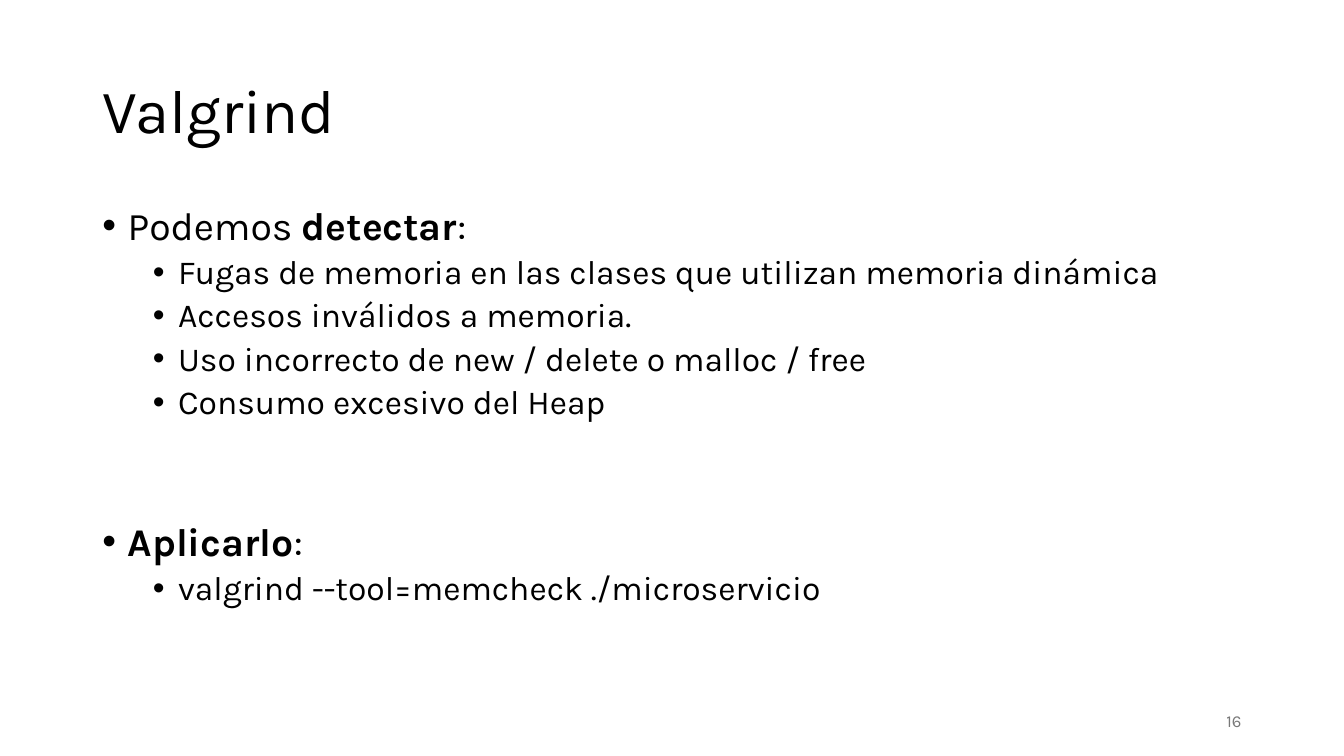
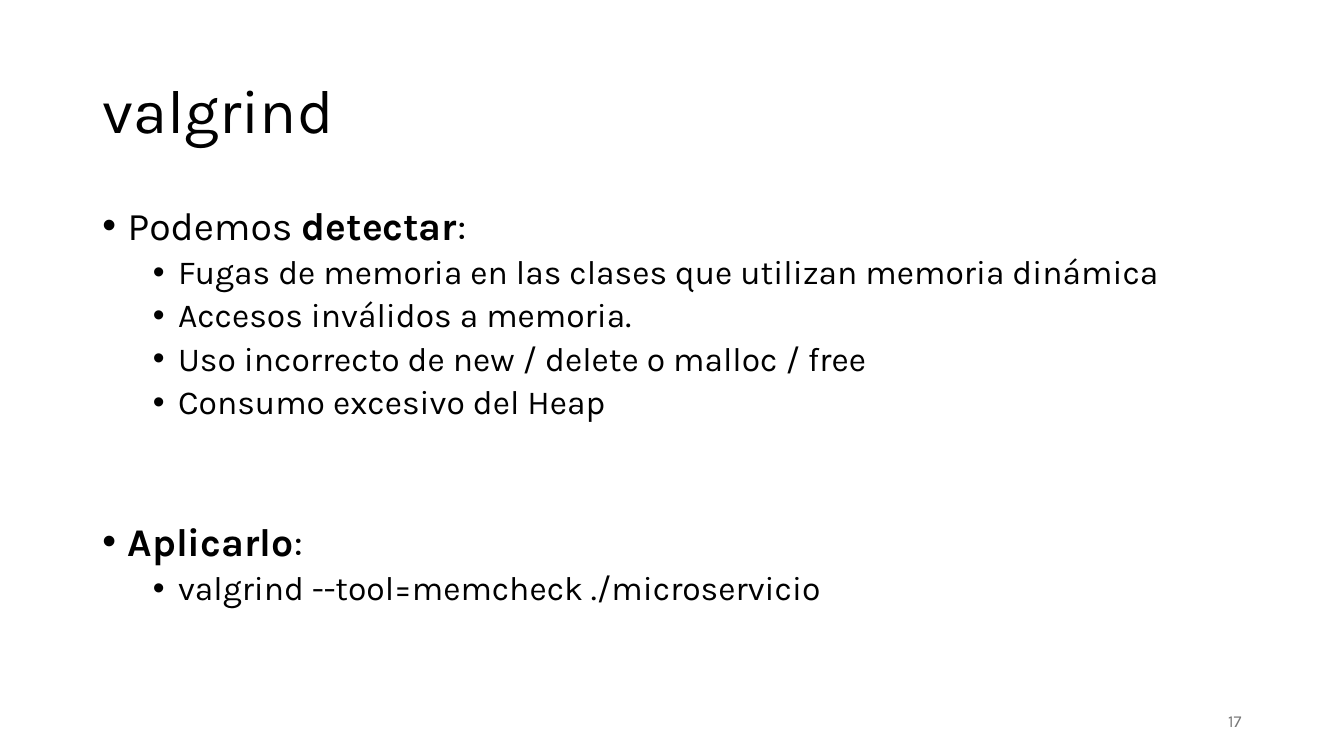
Before and after one commit to aldebarran22/CURSO_CPP_SERVICIOS_30H, a slide deck: slide 17 of doc/5_Optimizacion_Gestion_Recursos_Microservicios_C++.pptx (slide 16 before the commit). Drawn at 1344x756 pixels with LibreOffice and Linux fonts; fonts in the diff are those of the drawing. Boxes give left, top, right and bottom in pixels: in the first picture for what was removed or moved away, otherwise in the second. Text is boxed around its words. In the diff, an @@ line names an element or a change of style, - is before the commit and + after.

```diff
--- a/doc/5_Optimizacion_Gestion_Recursos_Microservicios_C++.pptx
+++ b/doc/5_Optimizacion_Gestion_Recursos_Microservicios_C++.pptx
@@ title at (102, 90, 333, 148): text changed @@
-Valgrind
+valgrind
@@ page number at (1228, 716, 1241, 727): text changed @@
-16
+17
```
Also in this commit, not shown: 5 other slides changed, 2 slides added, 1 slide removed.
